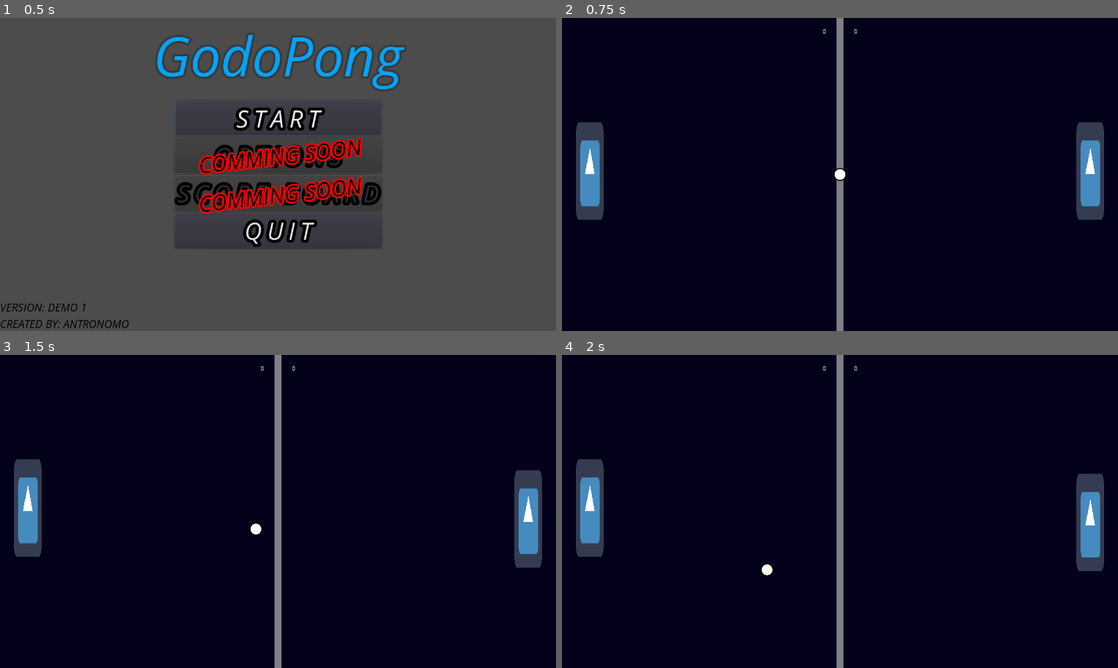
Above: before the commit, frames 1-4 (two rows, left to right).
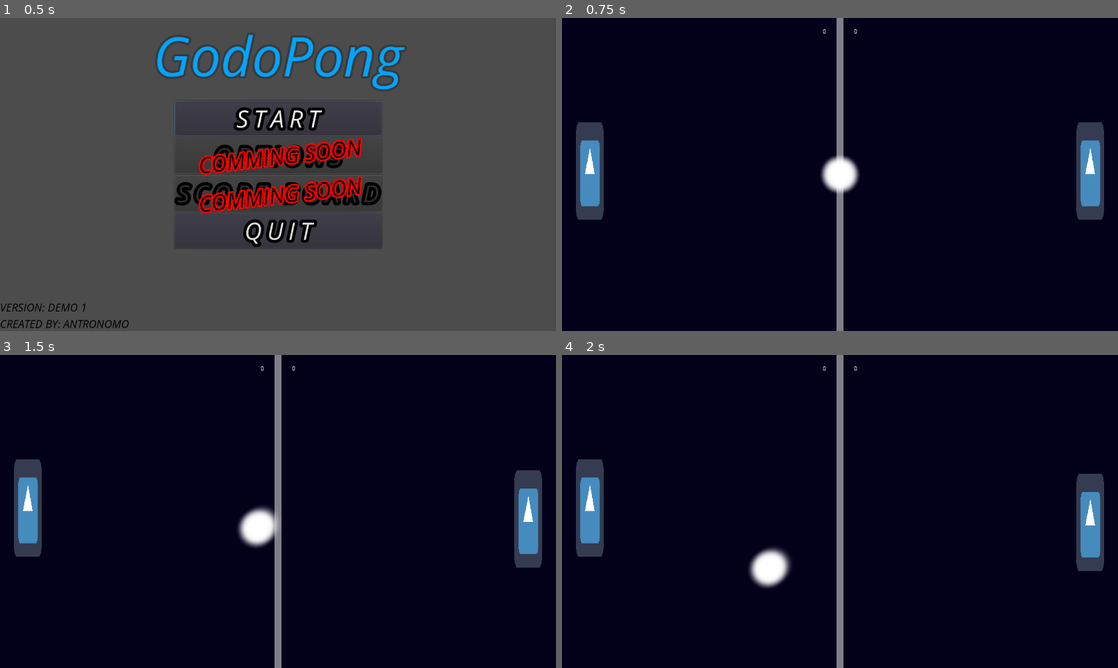
Above: after the commit, the same moments.

Repository: antronomo/GodoPong
Game: Godot game, scene res://UI/Principal_menu.tscn
The game is run twice, just before and just after one commit, with the same random seed, the same clock (stepped at 60 frames per second) and the same inputs. The engine's default icon, where the game draws it, is replaced by a stand-in: a white triangle on a blue panel in a dark square.
Inputs:
- Up to frame 1 (0.5 s): no input
- Up to frame 2 (0.75 s): click "START" at 0.5 s
- Up to frame 3 (1.5 s): tap Enter (ui_accept) at 1.25 s
- Up to frame 4 (2 s): tap Enter (ui_accept) at 1.52 s

Frame 1 is identical in both runs. In frame 2, 0.6% of the frame differs, in the area x 46-54%, y 43-57%; in frame 3, 0.7%; in frame 4, 0.7%, in the area x 33-42%, y 61-75%.

Commit message:
La pelota es ahora partículas. ahora la pelota es más bonita visualmente, también hay pequeños cambios en el código. en el futuro se plantea cambiar la apariencia de los jugadores y entorno + menús

Diff:
--- a/Arena/Arena.gd
+++ b/Arena/Arena.gd
@@ -18,7 +18,7 @@
 	$Char1.set_can_move(true)
 	$Char2.set_can_move(true)
 
-func body_exited(body:Node) -> void:
+func body_exited(body : Node) -> void:
 	if body == $Ball:
 		if body.position.x < game_size.x / 2:
 			score2 += 1
@@ -67,5 +67,7 @@
 		la partida SIEMPRE acaba cuando uno de los jugadores llega a X(variable) 'goles' y el ganador se queda con el total de los puntos
 		al final de la partida, puedes grabar en el hall con tus puntos y 3 caracteres (A-Z)
 añadir menú:
-		4 botones, uno para jugar, otro para ajustar los jugadores (si van a ser jugadores o bots, color de cada uno y el color de la pelota), otro para desplegar el tutorial (que explica muy básicamente qué es este juego y cómo se juega) y el útimo para ver el Hall
+		4 botones, uno para jugar, otro para ajustar los jugadores (si van a ser jugadores o bots, color de cada uno y el color de la
+		pelota), otro para desplegar el tutorial (que explica muy básicamente qué es este juego y cómo se juega) y el útimo para ver el
+		Hall
 """
--- a/Ball/Ball.gd
+++ b/Ball/Ball.gd
@@ -29,5 +29,5 @@
 	return can_move
 
 func _physics_process(delta) -> void:
-	if can_move == true:
+	if can_move:
 		movement(delta)
--- a/Ball/Ball.tscn
+++ b/Ball/Ball.tscn
@@ -1,17 +1,39 @@
-[gd_scene load_steps=4 format=2]
+[gd_scene load_steps=7 format=2]
 
 [ext_resource path="res://Ball/Ball.gd" type="Script" id=1]
 [ext_resource path="res://recursos/ball1.png" type="Texture" id=2]
 
+[sub_resource type="Gradient" id=3]
+colors = PoolColorArray( 1, 1, 1, 1, 1, 1, 1, 0 )
+
+[sub_resource type="GradientTexture" id=4]
+gradient = SubResource( 3 )
+width = 100
+
+[sub_resource type="ParticlesMaterial" id=2]
+flag_disable_z = true
+direction = Vector3( 0, 0, 0 )
+spread = 0.0
+gravity = Vector3( 0, 0, 0 )
+orbit_velocity = 0.0
+orbit_velocity_random = 0.0
+color_ramp = SubResource( 4 )
+
 [sub_resource type="CircleShape2D" id=1]
-radius = 15.0
+radius = 22.0907
 
 [node name="Ball" type="KinematicBody2D"]
 script = ExtResource( 1 )
 
 [node name="Sprite" type="Sprite" parent="."]
 position = Vector2( 2.38419e-07, 0 )
-scale = Vector2( 0.32, 0.32 )
+texture = ExtResource( 2 )
+
+[node name="Particles2D" type="Particles2D" parent="."]
+amount = 16
+lifetime = 0.1
+local_coords = false
+process_material = SubResource( 2 )
 texture = ExtResource( 2 )
 
 [node name="CollisionShape2D" type="CollisionShape2D" parent="."]
--- a/Player/Player.gd
+++ b/Player/Player.gd
@@ -13,7 +13,7 @@
 func _ready() -> void:
 	if c_name == "": queue_free()
 
-func movement(delta) -> void:
+func player_movement(delta) -> void:
 	vel.y = Input.get_action_strength(c_name + "_down") - Input.get_action_strength(c_name + "_up")
 	move_and_collide(vel * spd * delta)
 
@@ -37,8 +37,8 @@
 	if can_move:
 		match c_name:
 			"player1":
-				movement(delta)
+				player_movement(delta)
 			"player2":
-				movement(delta)
+				player_movement(delta)
 			"bot":
 				bot_movement(delta)
--- a/UI/Pause_menu.tscn
+++ b/UI/Pause_menu.tscn
@@ -10,8 +10,14 @@
 color = Color( 0, 0, 0, 0.294118 )
 
 [node name="VBoxContainer" type="VBoxContainer" parent="."]
-margin_right = 40.0
-margin_bottom = 40.0
+anchor_left = 0.5
+anchor_top = 0.5
+anchor_right = 0.5
+anchor_bottom = 0.5
+margin_left = -20.0
+margin_top = -22.0
+margin_right = 20.0
+margin_bottom = 22.0
 
 [node name="Button" type="Button" parent="VBoxContainer"]
 margin_right = 40.0
Not shown, changed: export_presets.cfg
Binary file changed: recursos/ball1.png
